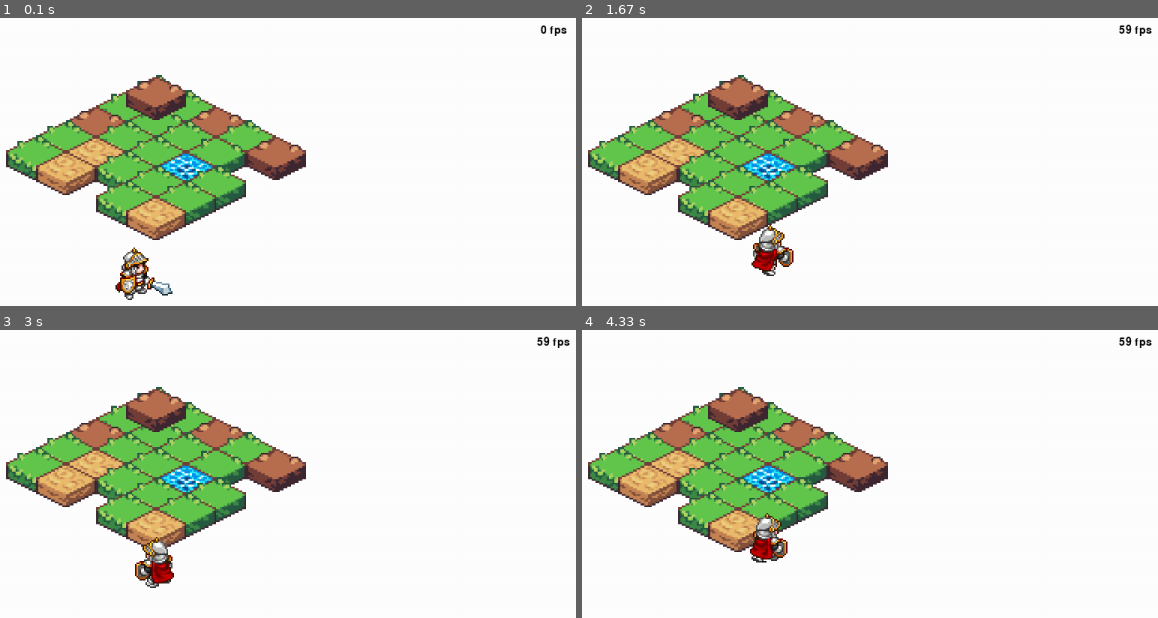
Above: before the commit, frames 1-4 (two rows, left to right).
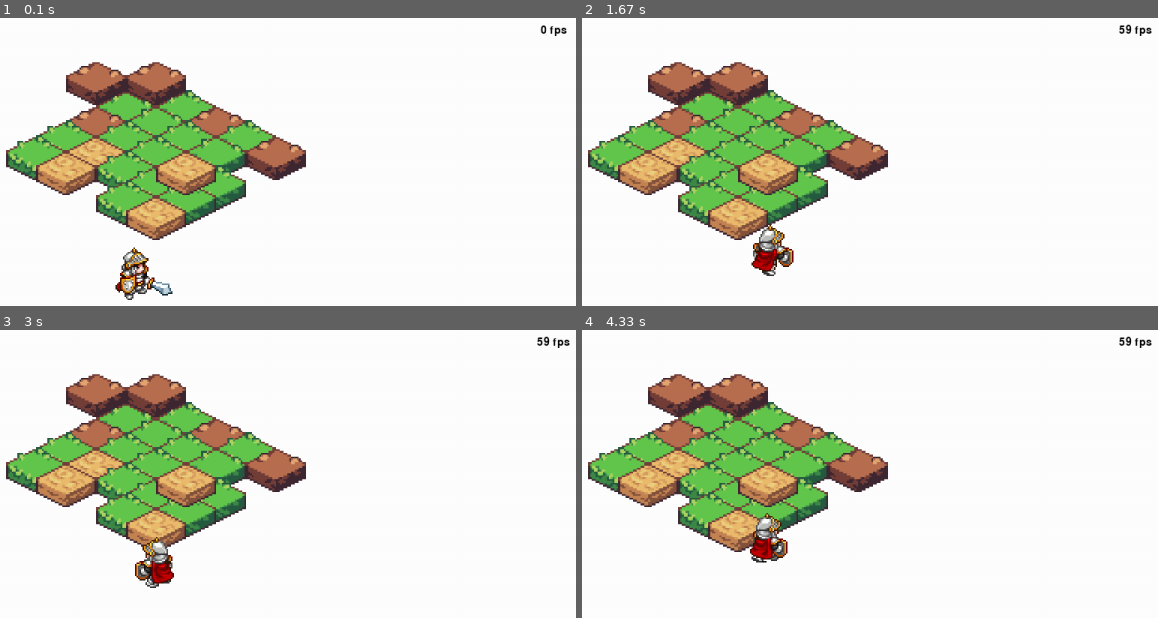
Above: after the commit, the same moments.

Repository: angelstreet/pygame
Game: pygame game, started from my_games/tilemap/main.py
The game is run twice, just before and just after one commit, with the same random seed, the same clock (stepped at 60 frames per second) and the same inputs.
Inputs:
- Up to frame 1 (0.1 s): no input
- Up to frame 2 (1.67 s): tap Space at 0.33 s; hold Right 0.67-1.13 s; tap Z at 0.73, 1.03, 1.23, 1.57 s; hold Up 1.17-1.47 s; hold Right from 1.5 s (still down)
- Up to frame 3 (3 s): tap Z at 1.87, 2.07, 2.37, 2.63, 2.97 s; release Right at 1.97 s; hold Left 2-2.53 s; hold Down 2.57-2.87 s; hold Left from 2.9 s (still down)
- Up to frame 4 (4.33 s): tap Z at 3.27, 3.4, 3.8, 4.1 s; release Left at 3.3 s; hold Up 3.33-3.7 s; hold Right from 3.73 s (still down)

The runs differ from the first frame. In frame 1, 3.7% of the frame differs, in the area x 11-38%, y 15-62%; in frame 2, 3.7%; in frame 3, 3.7%; in frame 4, 3.7%.

Commit message:
fix z issue

Diff:
--- a/my_games/tilemap/tilemap.json
+++ b/my_games/tilemap/tilemap.json
@@ -18,7 +18,7 @@
                   []
                 ],
                 [
-                  [{"tile_frame":3,"z":0},{"tile_frame":0,"z":-40}],
+                  [{"tile_frame":3,"z":0},{"tile_frame":3,"z":-60}],
                   [{"tile_frame":1,"z":0}],
                   [{"tile_frame":1,"z":0}],
                   [{"tile_frame":4,"z":0}],
@@ -29,7 +29,7 @@
                   [{"tile_frame":5,"z":0}],
                   [{"tile_frame":1,"z":0}],
                   [{"tile_frame":1,"z":0}],
-                  [{"tile_frame":1,"z":0},{"tile_frame":0,"z":-40}]
+                  [{"tile_frame":1,"z":0},{"tile_frame":5,"z":-40}]
                 ],
                 [
                   [{"tile_frame":1,"z":0}],
--- a/my_games/tilemap/tilemap.py
+++ b/my_games/tilemap/tilemap.py
@@ -29,7 +29,7 @@
         self.image = pygame.transform.scale(self.tile_sprite, (round(self.w*self.scale), round(self.h*self.scale)))
         self.rect = self.image.get_rect()
         self.rect.x=self.isox+MAP_WIDTH/2+MAP_X
-        self.rect.y=self.isoy+MAP_Y
+        self.rect.y=self.isoy+MAP_Y+self.z
 
     def isStatic(self):
         if self.z==0 :
@@ -105,8 +105,6 @@
         self.rect.y = MAP_Y
         for tile in self.static_tiles :
             self.image.blit(tile.image,(tile.isox+MAP_WIDTH/2,tile.isoy))
-        print(self.static_tiles[0])
-        print(self.dynamic_tiles[0])
 
     def move(self, x, y):
         move_sprite(self, x, y)
